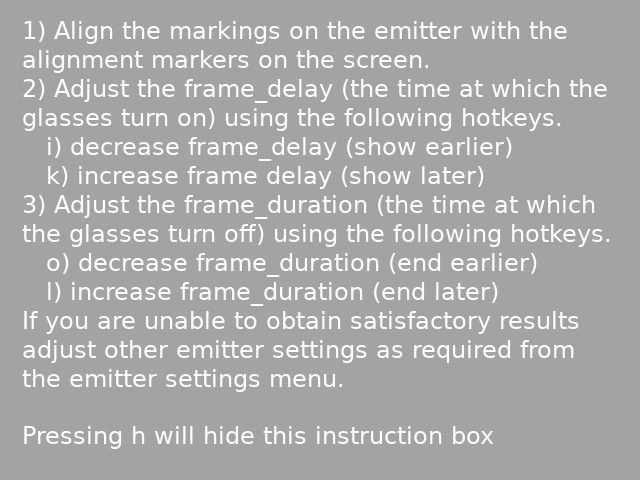
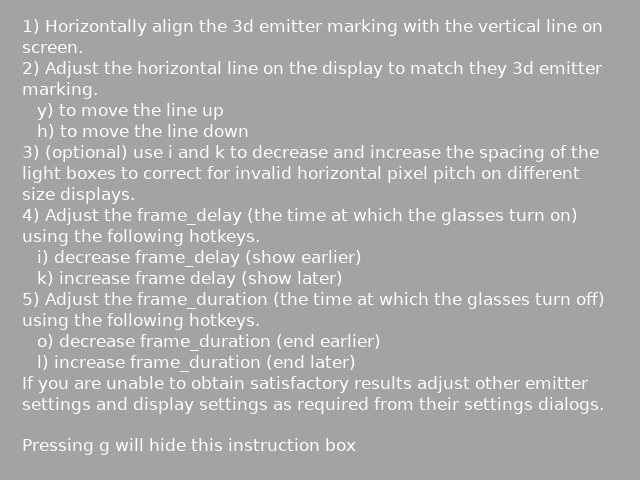
The second (640, 480) image is a revision of the first. Changes to its layers:
renamed "1) Align the markings on the e..." to "1) Horizontally align the 3d e...", painted on it over [22, 19, 610, 455]
